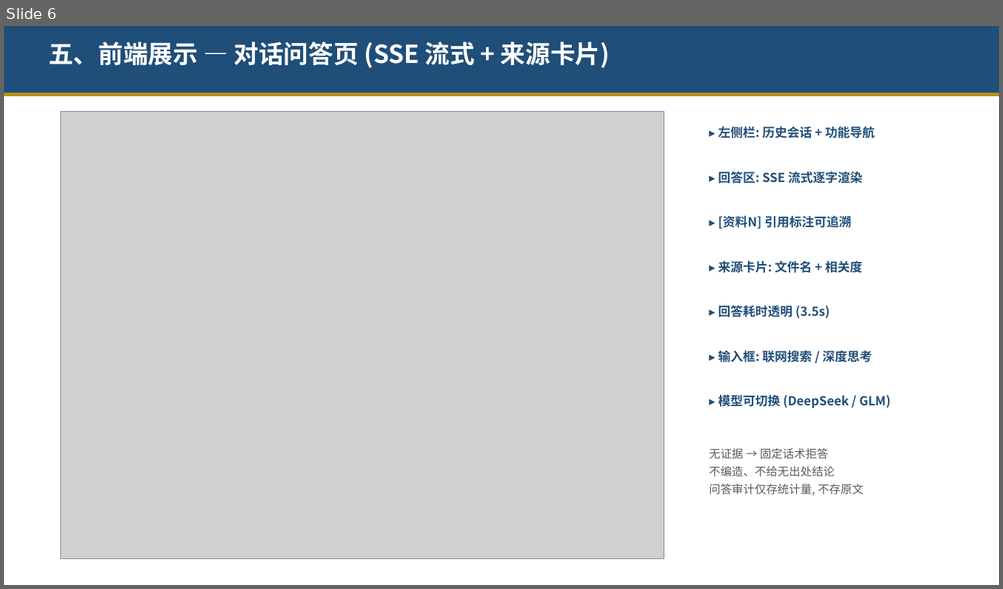
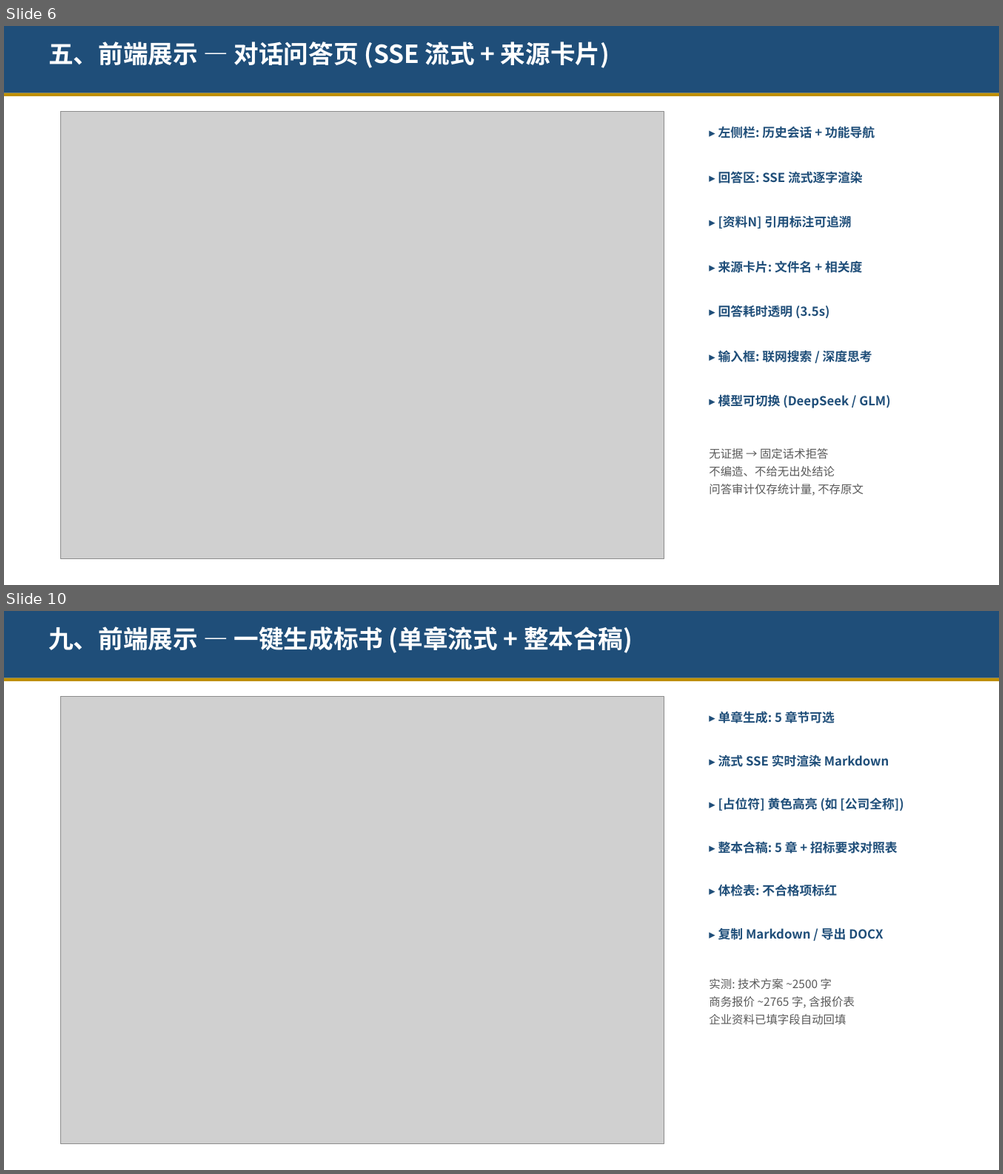
Before and after one commit to wuyang-vs/Bidding_QA_Chatbot, a slide deck: 招投标RAG智能问答系统介绍.pptx. Shown one above the other, each under a label of ours: slide 6 before the commit, slides 6 and 10 after it; the slides between them are not shown. The pictures are 1003x589 and 1003x1174 pixels, drawn with LibreOffice and Linux fonts; fonts in the diff are those of the drawing; grey boxes stand for pictures. Boxes give left, top, right and bottom in pixels: in the first picture for what was removed or moved away, otherwise in the second. Text is boxed around its words. In the diff, an @@ line names an element or a change of style, - is before the commit and + after.

Commit message:
docs(ppt): 系统介绍PPT新增5页前端展示,覆盖6大页面38项功能全部完整
- 新增: 数据看板/文件解析/标书生成/图谱+企业资料库 4页

- 更新: 结束页加'十四、总结'标题,编号顺延

- 总页数 11->16, 前端从4页扩展到9页

```diff
--- a/招投标RAG智能问答系统介绍.pptx
+++ b/招投标RAG智能问答系统介绍.pptx
@@ slide 10 added at [4,611,999,1170], background #FFFFFF @@
@@ rectangle added at [4,611,999,678], fill #1F4E79 @@
@@ text added at [48,627,632,653], 24 pt, text #FFFFFF, bold @@
+九、前端展示 — 一键生成标书 (单章流式 + 整本合稿)
@@ rectangle added at [4,678,999,681], fill #BF8F00 @@
@@ picture added at [61,697,663,1145] @@
@@ text added at [718,711,834,723], 12 pt, text #1F4E79, bold @@
+▸ 单章生成: 5 章节可选
@@ text added at [718,755,889,767], 12 pt, text #1F4E79, bold @@
+▸ 流式 SSE 实时渲染 Markdown
@@ text added at [723,797,903,812], 12 pt, text #1F4E79, bold @@
+▸ [占位符] 黄色高亮 (如 [公司全称])
@@ text added at [718,840,897,856], 12 pt, text #1F4E79, bold @@
+▸ 整本合稿: 5 章 + 招标要求对照表
@@ text added at [718,884,836,897], 12 pt, text #1F4E79, bold @@
+▸ 体检表: 不合格项标红
@@ text added at [718,928,882,940], 12 pt, text #1F4E79, bold @@
+▸ 复制 Markdown / 导出 DOCX
@@ text added at [708,979,854,1025], 11 pt, text #595959 @@
+实测: 技术方案 ~2500 字
+商务报价 ~2765 字, 含报价表
+企业资料已填字段自动回填
```
Also in this commit, not shown: 6 slides changed, 3 other slides added, 1 other file.
